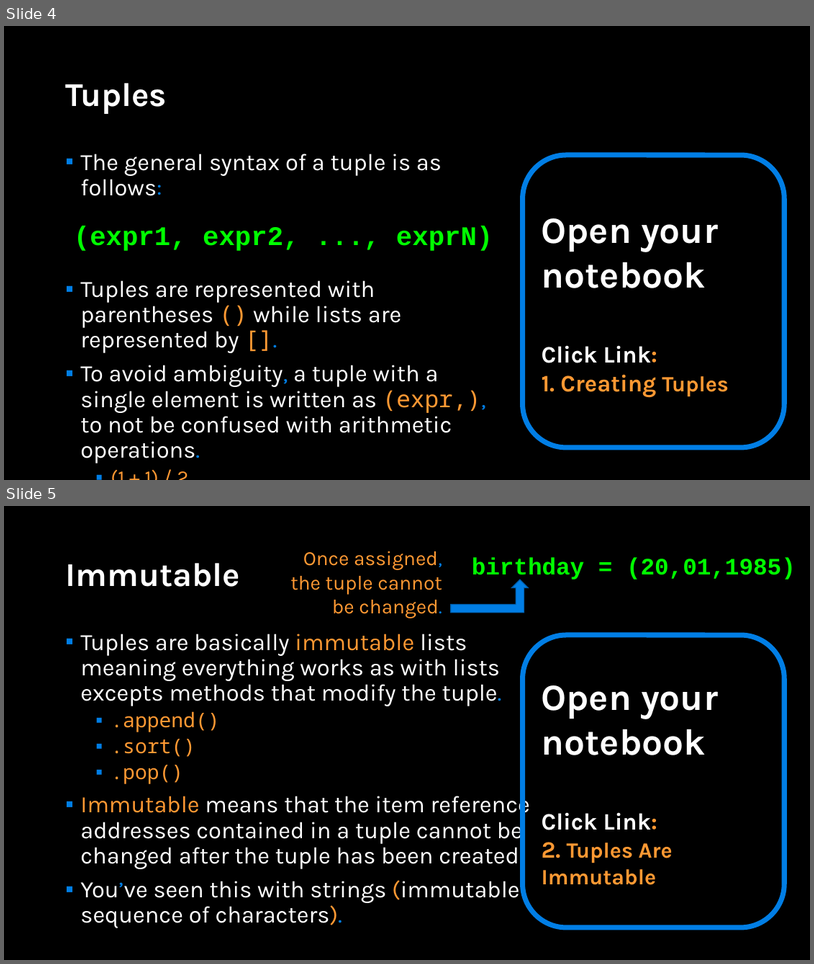
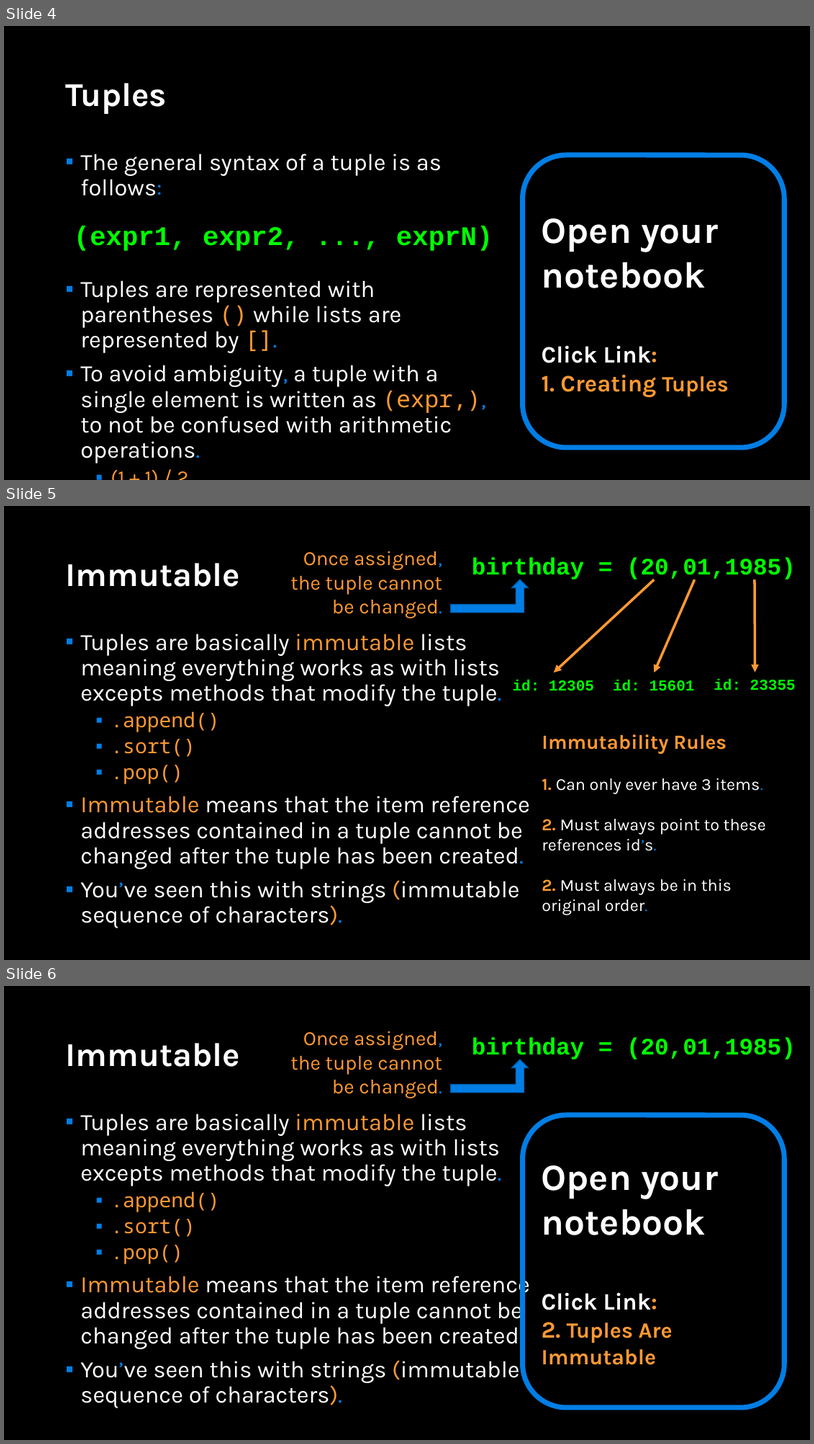
Before and after one commit to APS106/APS106-winter-2023-kinsella-goodfellow, a slide deck: lectures/week8/lecture1/slides/week8_lecture1.pptx. Shown one above the other, each under a label of ours: slides 4 and 5 before the commit, slides 4, 5 and 6 after it. The pictures are 814x964 and 814x1444 pixels, drawn with LibreOffice and Linux fonts; fonts in the diff are those of the drawing; background and template pictures are left out. Boxes give left, top, right and bottom in pixels: in the first picture for what was removed or moved away, otherwise in the second. Text is boxed around its words. In the diff, an @@ line names an element or a change of style, - is before the commit and + after.

```diff
--- a/lectures/week8/lecture1/slides/week8_lecture1.pptx
+++ b/lectures/week8/lecture1/slides/week8_lecture1.pptx
@@ slide 5 added at box(4, 506, 810, 960), background picture (left out) @@
@@ title added at box(65, 563, 240, 587), 39.6 pt, text #FFFFFF, bold @@
+Immutable
@@ text added at box(291, 551, 442, 618), 24 pt, text #FF9933 @@
+Once assigned, the tuple cannot be changed.
@@ text added at box(472, 557, 796, 581), 28 pt, text #00FF00, bold @@
+birthday = (20,01,1985)
@@ bent up arrow added at box(451, 580, 528, 613), fill #017EE5, outline #015DA9 1 pt @@
@@ arrow added from (654, 580) to (554, 672), #FF9933 3 pt @@
@@ arrow added from (695, 580) to (654, 672), #FF9933 3 pt @@
@@ arrow added from (756, 580) to (756, 672), #FF9933 3 pt @@
@@ text added at box(80, 633, 530, 928), 28 pt, text #FFFFFF @@
+▪ Tuples are basically immutable lists meaning everything works as with lists excepts methods that modify the tuple.
+  ▪ .append()
+  ▪ .sort()
+  ▪ .pop()
+▪ Immutable means that the item reference addresses contained in a tuple cannot be changed after the tuple has been created.
+▪ You’ve seen this with strings (immutable sequence of characters).
@@ text added at box(513, 680, 594, 691), 18 pt, text #00FF00, bold @@
+id: 12305
@@ text added at box(613, 680, 695, 691), 18 pt, text #00FF00, bold @@
+id: 15601
@@ text added at box(714, 679, 796, 690), 18 pt, text #00FF00, bold @@
+id: 23355
@@ text added at box(542, 734, 766, 914), 20 pt, text #FFFFFF @@
+Immutability Rules
+1. Can only ever have 3 items.
+2. Must always point to these references id’s.
+2. Must always be in this original order.
@@ what was slide 5 is now slide 6 @@
```
Also in this commit, not shown: 6 other files.
